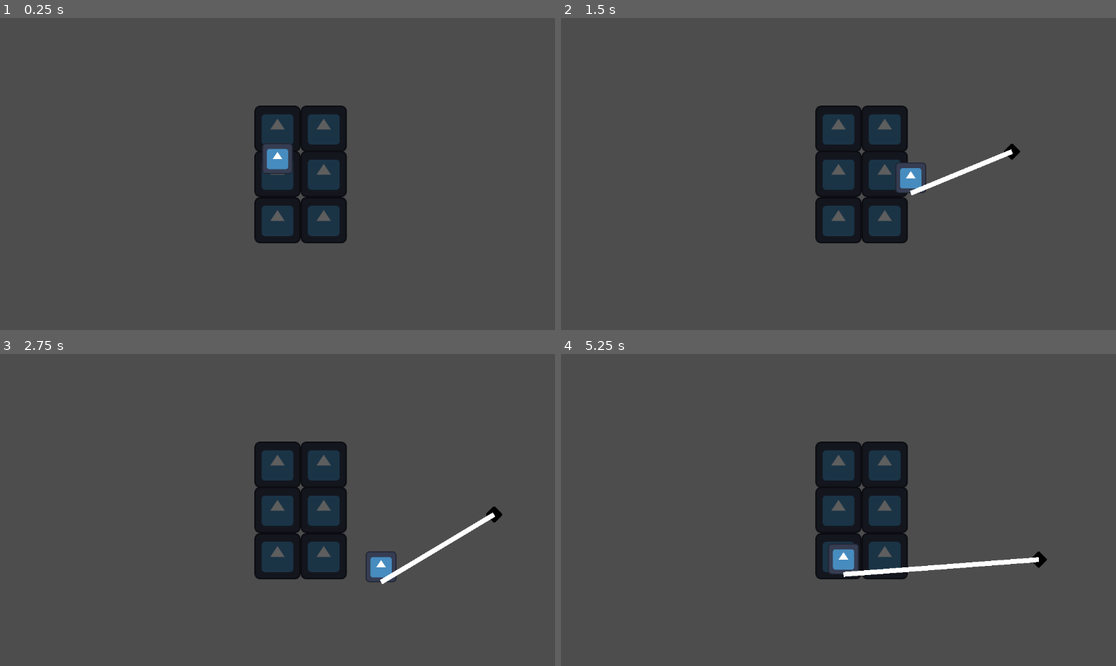
Above: before the commit, frames 1-4 (two rows, left to right).
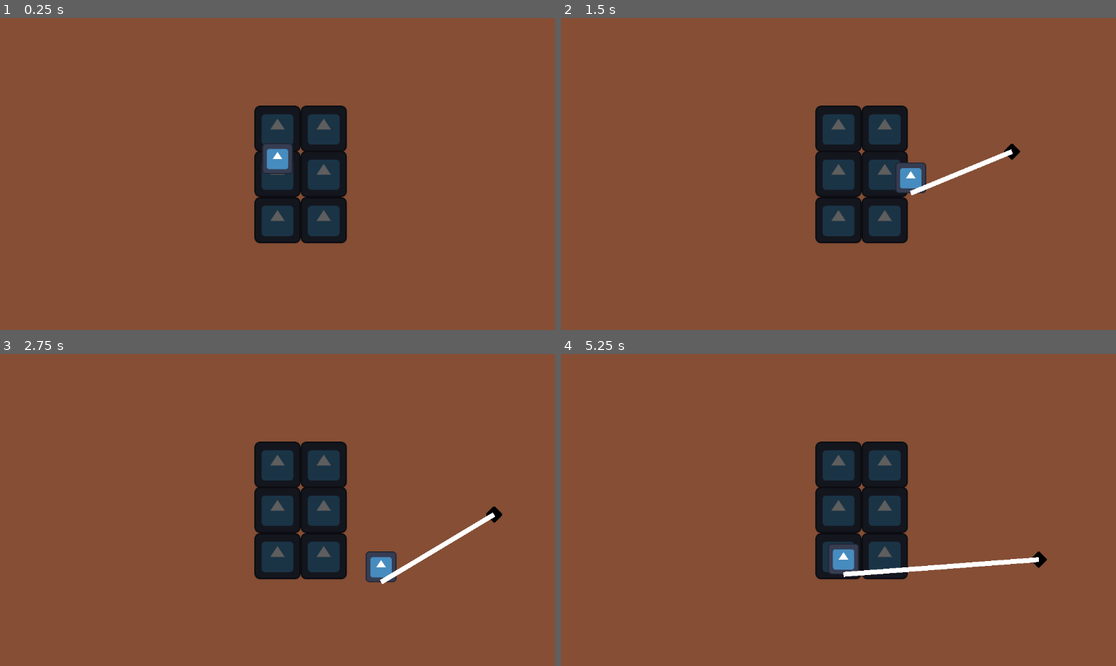
Above: after the commit, the same moments.

Repository: Sciman101/BonusJam
Game: Godot game, scene res://game.tscn
The game is run twice, just before and just after one commit, with the same random seed, the same clock (stepped at 60 frames per second) and the same inputs. The engine's default icon, where the game draws it, is replaced by a stand-in: a white triangle on a blue panel in a dark square.
Inputs (mouse positions are in pixels of both pictures, inside the frame that each line leads up to):
- Up to frame 1 (0.25 s): no input
- Up to frame 2 (1.5 s): tap Enter at 0.5 s; move the mouse to (960, 158) at 0.52 s; hold D (right) 0.53-1.28 s; click (960, 158) at 0.6 s; move the mouse to (727, 189) at 1.27 s; hold S (down) from 1.28 s (still down); click (727, 189) at 1.35 s
- Up to frame 3 (2.75 s): move the mouse to (333, 441) at 2.02 s; release S (down) at 2.03 s; hold D (right) from 2.03 s (still down); click (333, 441) at 2.1 s
- Up to frame 4 (5.25 s): move the mouse to (810, 572) at 2.77 s; release D (right) at 2.78 s; hold W (up) 2.78-3.53 s; click (810, 572) at 2.85 s; move the mouse to (1005, 556) at 3.52 s; hold A (left) 3.53-5.03 s; click (1005, 556) at 3.6 s; move the mouse to (672, 463) at 4.27 s; click (672, 463) at 4.35 s; move the mouse to (866, 510) at 5.02 s; hold S (down) from 5.03 s (still down); click (866, 510) at 5.1 s

The runs differ from the first frame. In frame 1, 93% of the frame differs, in the area x 0-100%, y 0-100%; in frame 2, 92%; in frame 3, 92%; in frame 4, 92%.

Commit message:
Choco Ocean
Chocolate ocean texture/shader

Diff:
--- /dev/null
+++ b/choco_ocean.tscn
@@ -0,0 +1,29 @@
+[gd_scene load_steps=4 format=3 uid="uid://ctokga00is585"]
+
+[ext_resource type="Shader" path="res://ocean.gdshader" id="1_ysq44"]
+[ext_resource type="Texture2D" uid="uid://b23l30ofn3w7s" path="res://images/chocoOceanTile.png" id="2_f18ia"]
+
+[sub_resource type="ShaderMaterial" id="ShaderMaterial_i7pq1"]
+shader = ExtResource("1_ysq44")
+shader_parameter/tile_factor = 10.0
+shader_parameter/aspect_ratio = 1.0
+shader_parameter/time_factor = Vector2(10, 2)
+shader_parameter/offset_factor = Vector2(7, 0.35)
+shader_parameter/amplitude = Vector2(0.05, 0.17)
+shader_parameter/scroll_vector = Vector2(0, -0.5)
+
+[node name="Control" type="Control"]
+layout_mode = 3
+anchors_preset = 15
+anchor_right = 1.0
+anchor_bottom = 1.0
+grow_horizontal = 2
+grow_vertical = 2
+size_flags_horizontal = 4
+size_flags_vertical = 4
+
+[node name="ChocoOcean" type="Sprite2D" parent="."]
+texture_repeat = 2
+material = SubResource("ShaderMaterial_i7pq1")
+scale = Vector2(9.01953, 5.10156)
+texture = ExtResource("2_f18ia")
--- a/game.tscn
+++ b/game.tscn
@@ -1,10 +1,11 @@
-[gd_scene load_steps=9 format=3 uid="uid://bcvs547m8eq2j"]
+[gd_scene load_steps=10 format=3 uid="uid://bcvs547m8eq2j"]
 
 [ext_resource type="Texture2D" uid="uid://c6uve4cmsn6vd" path="res://icon.svg" id="1_bbo8f"]
 [ext_resource type="Script" path="res://scripts/Spawner.gd" id="1_gt6jn"]
 [ext_resource type="Script" path="res://scripts/Player.gd" id="2_ffstu"]
 [ext_resource type="Script" path="res://scripts/SpawnRule.gd" id="2_ggbvi"]
 [ext_resource type="Script" path="res://scripts/HarpoonProjectile.gd" id="3_5jp4s"]
+[ext_resource type="PackedScene" uid="uid://ctokga00is585" path="res://choco_ocean.tscn" id="6_7u45n"]
 
 [sub_resource type="RectangleShape2D" id="RectangleShape2D_srqxn"]
 size = Vector2(96, 96)
@@ -135,4 +136,7 @@
 [node name="Rope" type="Line2D" parent="HarpoonProjectile"]
 points = PackedVector2Array(0, 0, 0, 0)
 
+[node name="Control" parent="." instance=ExtResource("6_7u45n")]
+z_index = -99
+
 [connection signal="area_entered" from="HarpoonProjectile" to="HarpoonProjectile" method="_on_area_entered"]
--- /dev/null
+++ b/ocean.gdshader
@@ -0,0 +1,28 @@
+shader_type canvas_item;
+
+uniform float tile_factor = 10.0;
+uniform float aspect_ratio = 1;
+
+uniform vec2 time_factor = vec2(10.0, 2.0);
+uniform vec2 offset_factor = vec2(7.0, 0.35);
+uniform vec2 amplitude = vec2(0.05, 0.17);
+
+uniform vec2 scroll_vector = vec2(0.0, -0.5);
+
+void fragment() {
+	vec2 tiled_uvs = UV * tile_factor;
+	tiled_uvs.y *= aspect_ratio;
+
+	vec2 wave_uv_offset;
+	wave_uv_offset.x -= sin(TIME * time_factor.x + (tiled_uvs.x - tiled_uvs.y) * offset_factor.x);
+	//wave_uv_offset.x -= sin(TIME * time_factor.x + (tiled_uvs.y) * offset_factor.x);
+	//wave_uv_offset.x = 0.0;
+	wave_uv_offset.y -= cos(TIME * time_factor.y + (tiled_uvs.x - tiled_uvs.y) * offset_factor.y);
+	//wave_uv_offset.y -= cos(TIME * time_factor.y + (tiled_uvs.y) * offset_factor.y);
+	//wave_uv_offset.y = 0.0;
+
+//	COLOR = texture(TEXTURE, tiled_uvs);
+	COLOR = texture(TEXTURE, tiled_uvs + wave_uv_offset * amplitude + scroll_vector * TIME);
+//	COLOR = vec4(wave_uv_offset, vec2(1.0, 1.0));
+//	COLOR = vec4(UV * aspect_ratio, vec2(0.0, 1.0));
+}
Binary file added: images/chocoOceanTile.png
Not shown, added: images/chocoOceanTile.png.import
